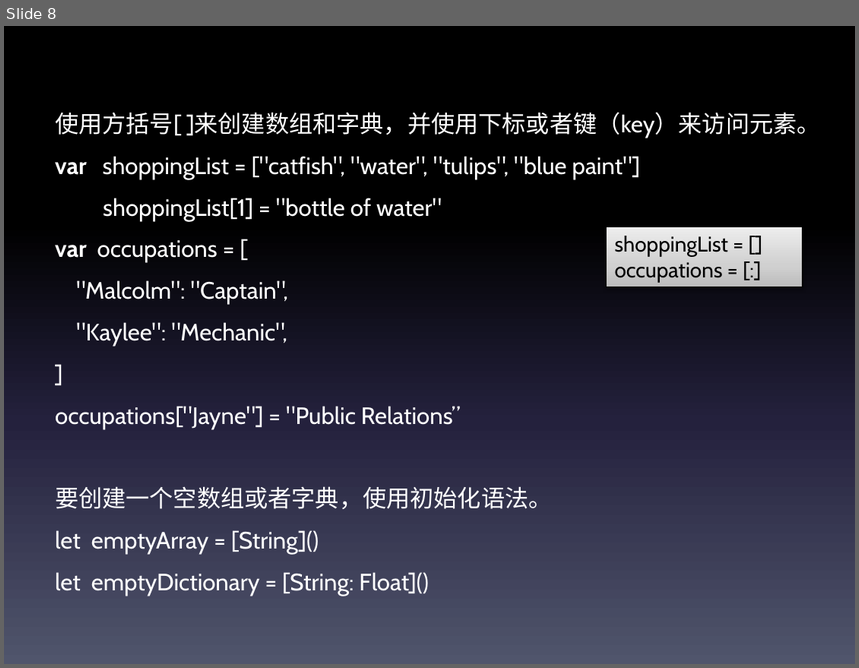
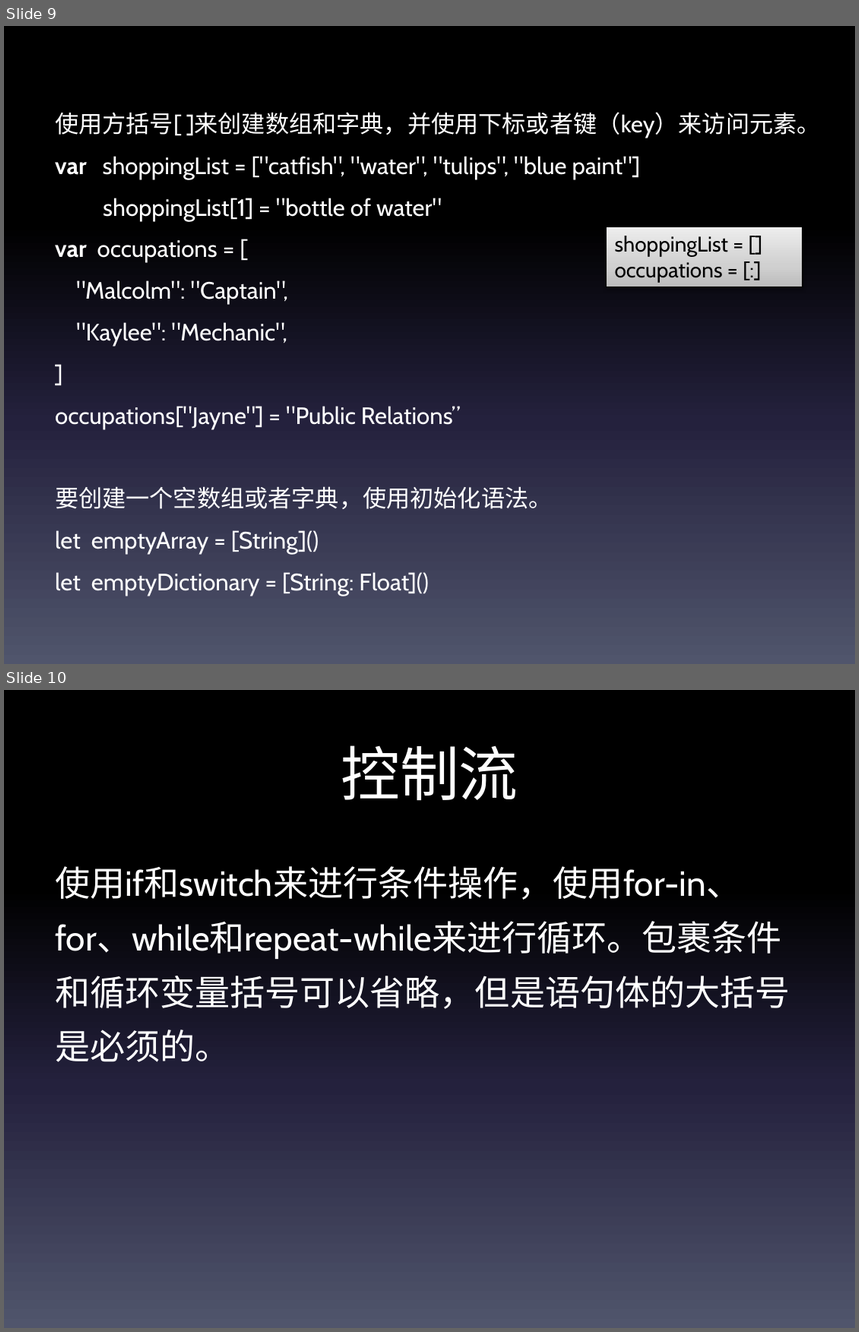
Before and after one commit to TheLittleBoy/swift-, a slide deck: swift.pptx. Shown one above the other, each under a label of ours: slide 8 before the commit, slides 9 and 10 after it. The pictures are 859x668 and 859x1332 pixels, drawn with LibreOffice and Linux fonts; fonts in the diff are those of the drawing. Boxes give left, top, right and bottom in pixels: in the first picture for what was removed or moved away, otherwise in the second. Text is boxed around its words. In the diff, an @@ line names an element or a change of style, - is before the commit and + after.

```diff
--- a/swift.pptx
+++ b/swift.pptx
@@ slide 10 added at [4, 690, 855, 1328], background gradient #000000 to #24213E to #51566D @@
@@ title added at [341, 745, 518, 800], 50 pt, text #FFFFFF @@
+控制流
@@ text added at [55, 866, 790, 1062], 29.6 pt, text #FFFFFF @@
+使用if和switch来进行条件操作，使用for-in、for、while和repeat-while来进行循环。包裹条件和循环变量括号可以省略，但是语句体的大括号是必须的。
@@ what was slide 8 is now slide 9 @@
```
Also in this commit, not shown: 2 slides changed, 25 other slides added, 1 other file.
